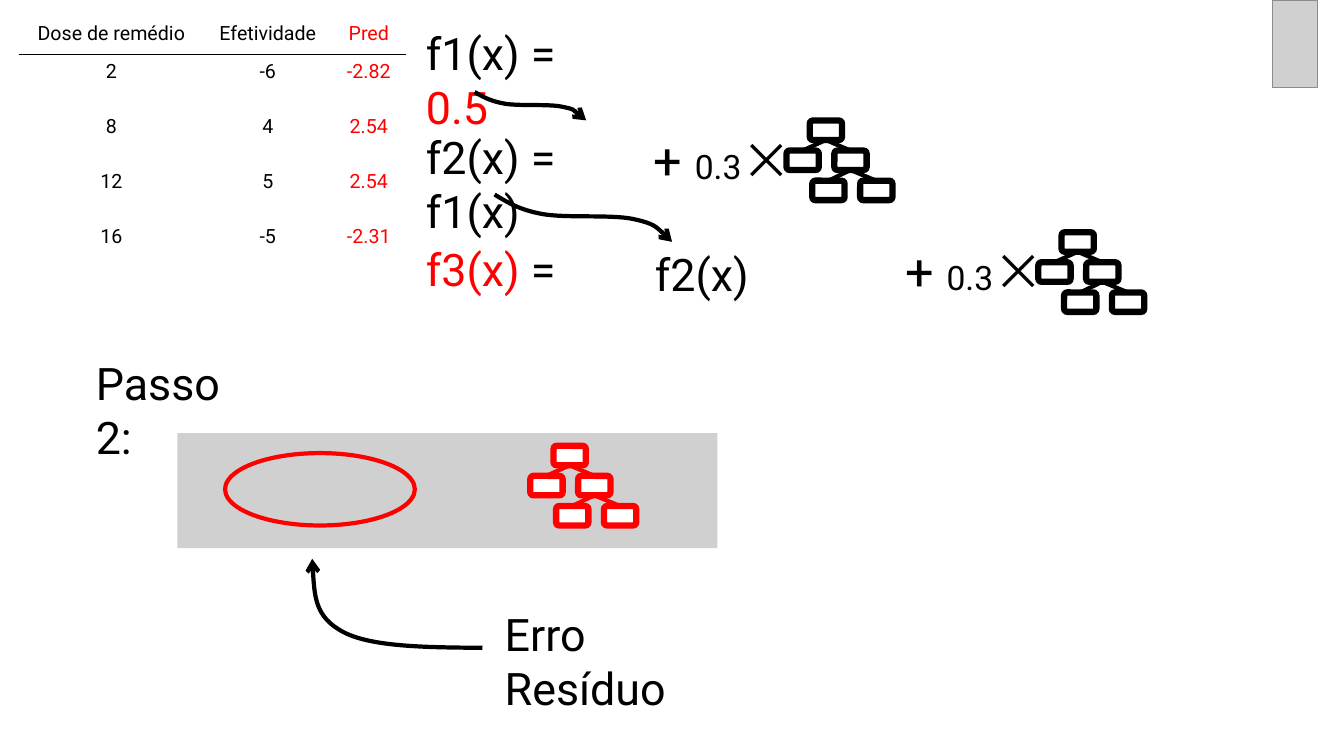
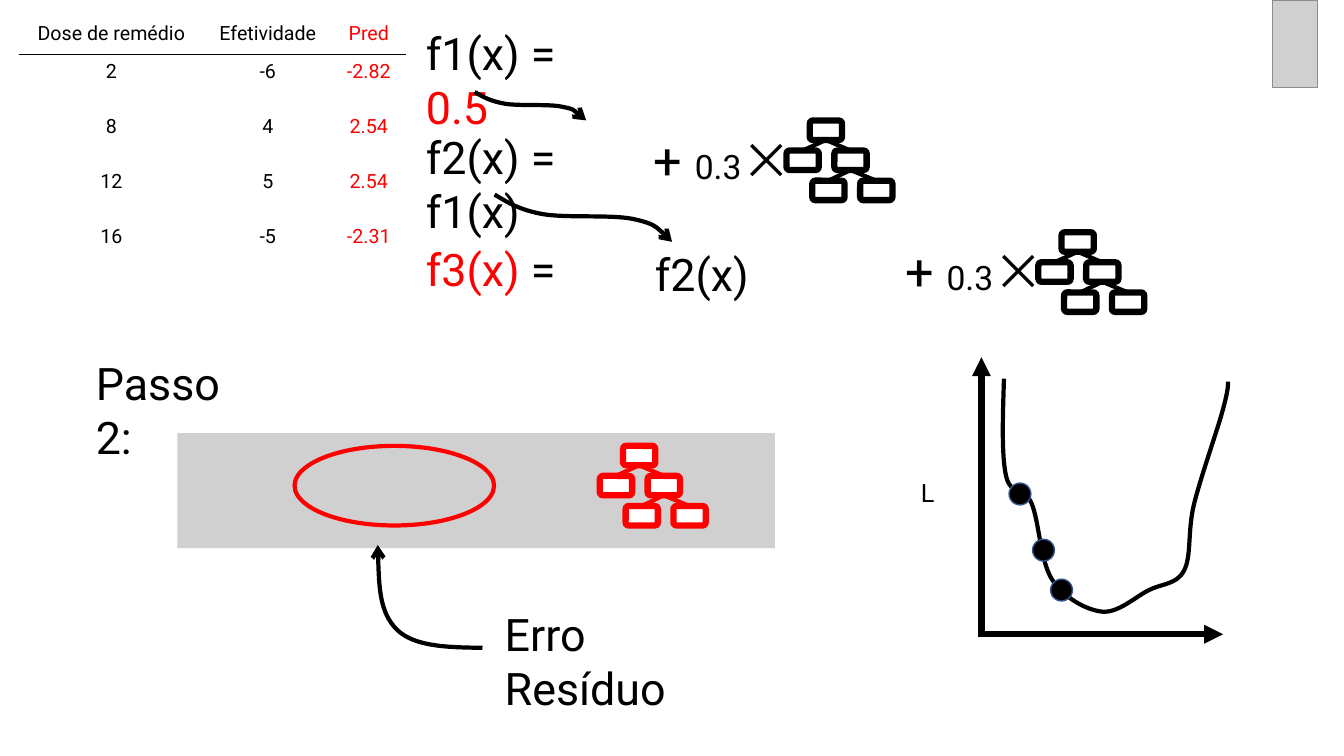
Before and after one commit to curso-r/202005-xgboost, a slide deck: slide 28 of slides/slides_xgb_teoria_e_passo_a_passo.pptx. Drawn at 1344x756 pixels with LibreOffice and Linux fonts; fonts in the diff are those of the drawing; grey boxes stand for pictures. Boxes give left, top, right and bottom in pixels: in the first picture for what was removed or moved away, otherwise in the second. Text is boxed around its words. In the diff, an @@ line names an element or a change of style, - is before the commit and + after.

```diff
--- a/slides/slides_xgb_teoria_e_passo_a_passo.pptx
+++ b/slides/slides_xgb_teoria_e_passo_a_passo.pptx
@@ arrow added from (982, 637) to (982, 357), #000000 4.5 pt @@
@@ freeform shape added at (1003,379,1229,612), outline #000000 3 pt @@
@@ picture: place and size @@
-picture at (177,434,718,548)
+picture at (177,434,775,548)
@@ ellipse: place and size @@
-ellipse at (225,454,414,526)
+ellipse at (294,446,494,525)
@@ 5 rounded rectangles, 4 lines: place and size @@
-5 rounded rectangles, 4 lines at (530,446,636,525)
+5 rounded rectangles, 4 lines at (600,446,706,525)
@@ text added at (921,484,935,502), 18 pt, text #000000 @@
+L
@@ ellipse added at (1009,483,1031,505), fill #000000, outline #325491 1 pt @@
@@ ellipse added at (1032,539,1055,562), fill #000000, outline #325491 1 pt @@
@@ freeform shape: place and size @@
-freeform shape at (313,559,483,647)
+freeform shape at (378,545,483,648)
@@ ellipse added at (1051,580,1073,602), fill #000000, outline #325491 1 pt @@
@@ arrow added from (982, 634) to (1223, 634), #000000 4.5 pt @@
```
Also in this commit, not shown: 17 other slides changed, 1 other file.
